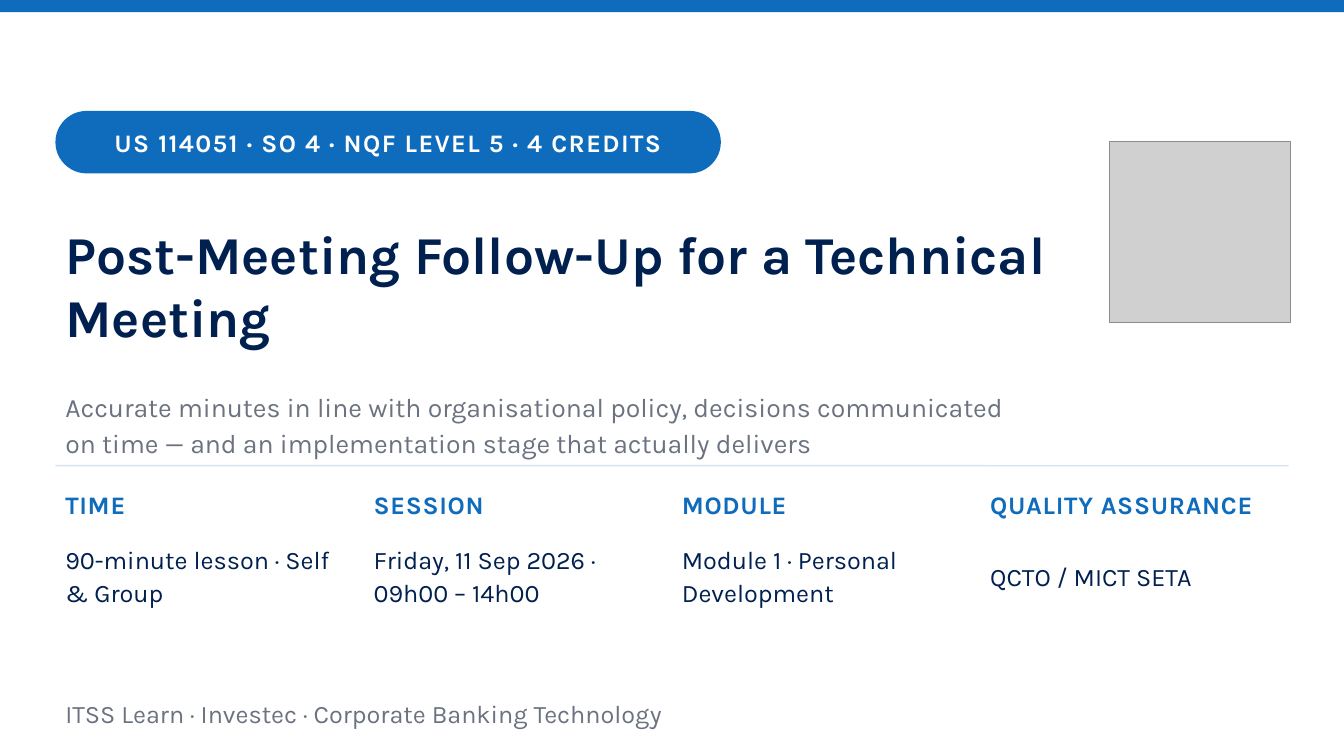
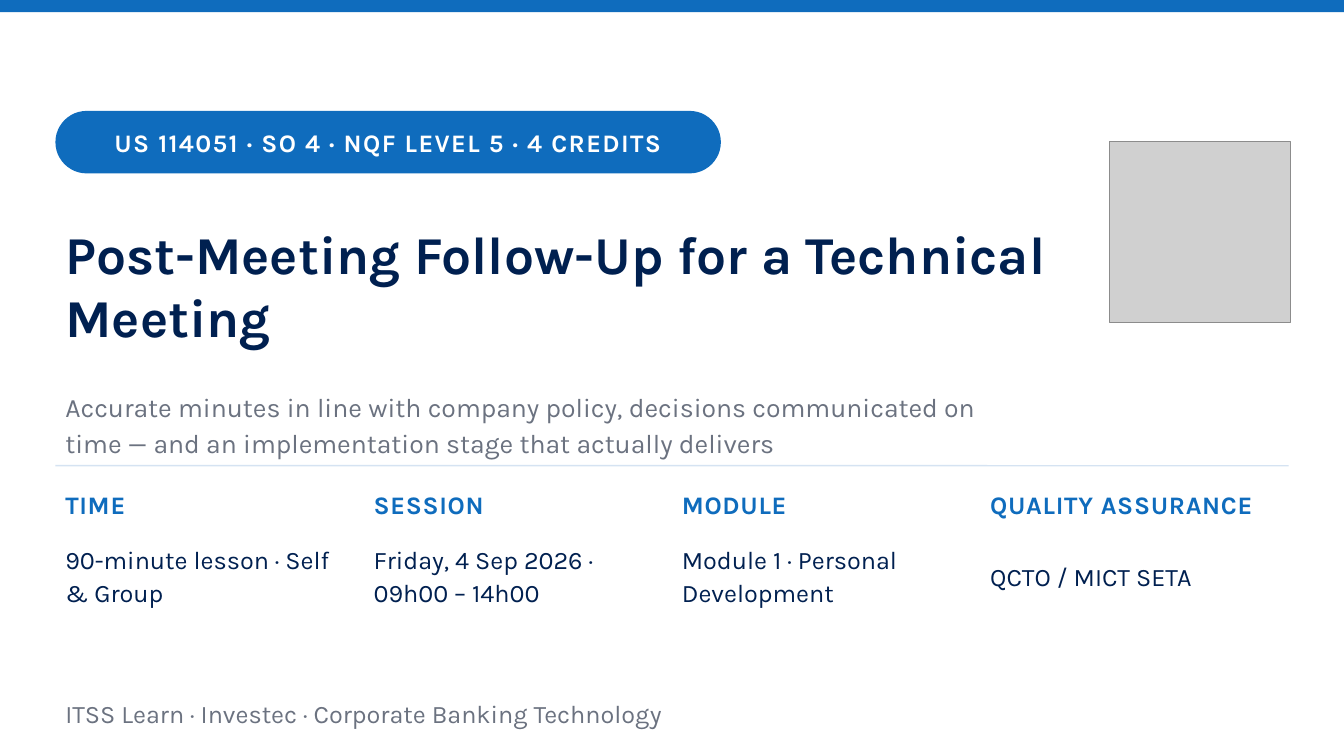
Before and after one commit to andrekyle/ITsystemsupport, a slide deck: slide 1 of public/downloads/US-114051-L4-Post-Meeting-Follow-Up.pptx. Drawn at 1344x756 pixels with LibreOffice and Linux fonts; fonts in the diff are those of the drawing; grey boxes stand for pictures. Boxes give left, top, right and bottom in pixels: in the first picture for what was removed or moved away, otherwise in the second. Text is boxed around its words. In the diff, an @@ line names an element or a change of style, - is before the commit and + after.

```diff
--- a/public/downloads/US-114051-L4-Post-Meeting-Follow-Up.pptx
+++ b/public/downloads/US-114051-L4-Post-Meeting-Follow-Up.pptx
@@ text at (65, 399, 975, 460): text changed @@
-Accurate minutes in line with organisational policy, decisions communicated on time — and an implementation stage that actually delivers
+Accurate minutes in line with company policy, decisions communicated on time — and an implementation stage that actually delivers
@@ text at (374, 551, 583, 603): text changed @@
-Friday, 11 Sep 2026 · 09h00 – 14h00
+Friday, 4 Sep 2026 · 09h00 – 14h00
```
Also in this commit, not shown: 2 other slides changed, 19 other files.
